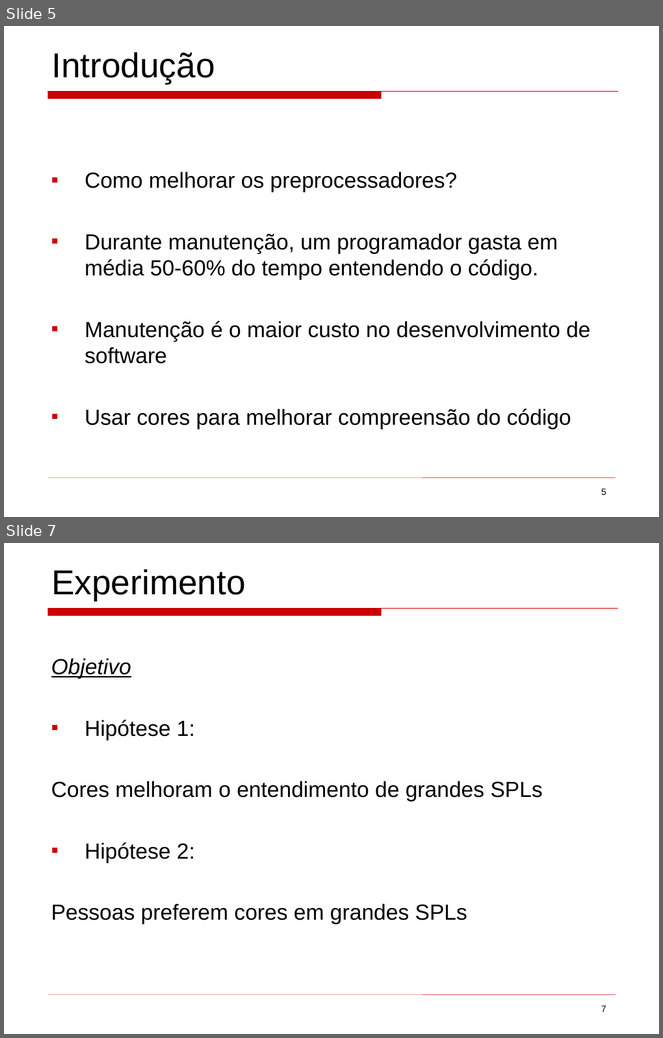
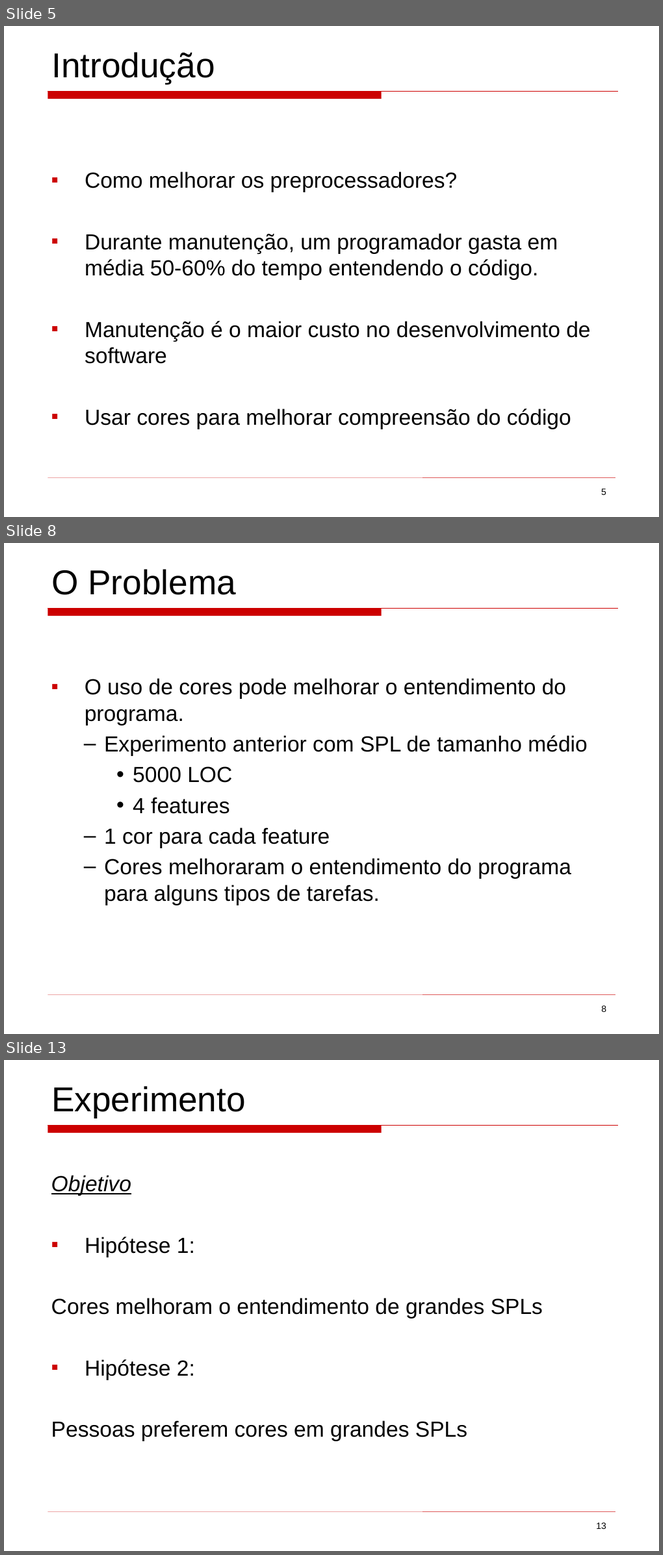
Before and after one commit to mateus51/TPs, a slide deck: ArqSoft/Seminários/background_colors_program_comprehension.ppt. Shown one above the other, each under a label of ours: slides 5 and 7 before the commit, slides 5, 8 and 13 after it; the slides between them are not shown. The pictures are 663x1038 and 663x1555 pixels, drawn with LibreOffice and Linux fonts; fonts in the diff are those of the drawing. Boxes give left, top, right and bottom in pixels: in the first picture for what was removed or moved away, otherwise in the second. Text is boxed around its words. In the diff, an @@ line names an element or a change of style, - is before the commit and + after.

```diff
--- a/ArqSoft/Seminários/background_colors_program_comprehension.ppt
+++ b/ArqSoft/Seminários/background_colors_program_comprehension.ppt
@@ slide 8 added at [4, 543, 659, 1034], background #FFFFFF; not listed: 2 template elements that a slide beside it also shows @@
@@ text added at [51, 569, 236, 595], 38 pt, text #000000 @@
+O Problema
@@ text added at [85, 678, 588, 906], 24 pt, text #000000 @@
+▪ O uso de cores pode melhorar o entendimento do programa.
+  – Experimento anterior com SPL de tamanho médio
+    • 5000 LOC
+    • 4 features
+  – 1 cor para cada feature
+  – Cores melhoraram o entendimento do programa para alguns tipos de tarefas.
@@ page number added at [601, 1006, 607, 1012], 10 pt, text #000000 @@
+8
@@ what was slide 7 is now slide 13 @@
@@ page number at [596, 1523, 607, 1529]: text changed @@
-7
+13
```
Also in this commit, not shown: 2 slides changed, 7 other slides added, 26 slides removed.
